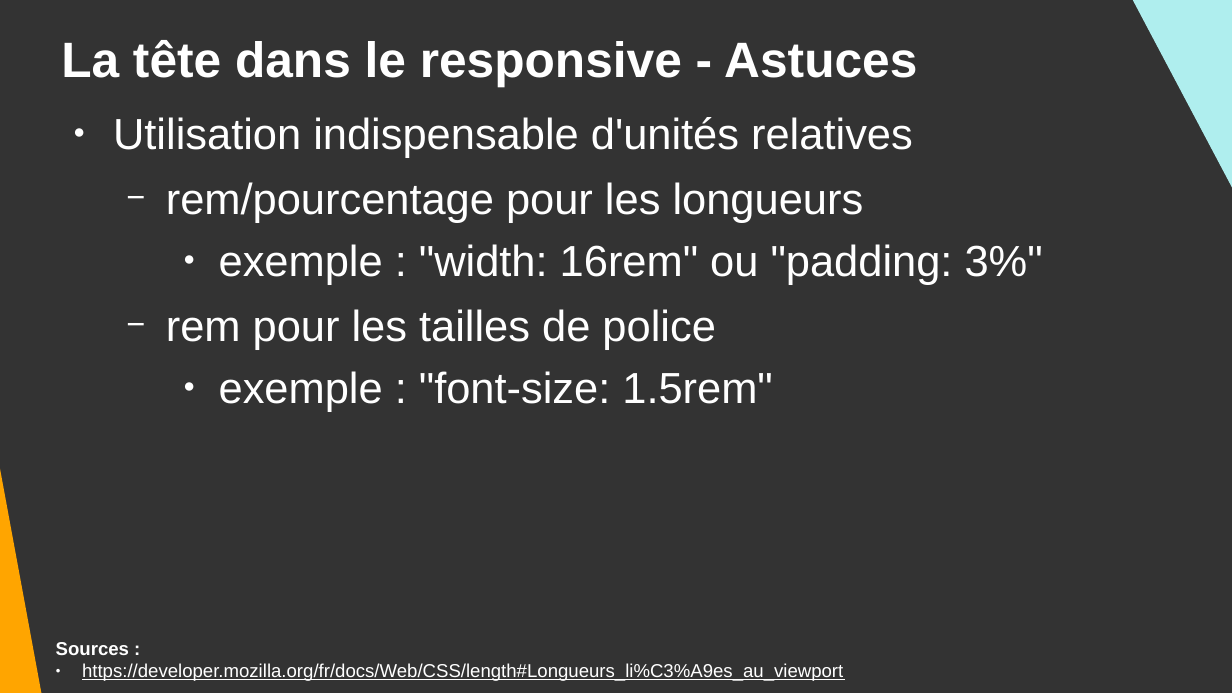
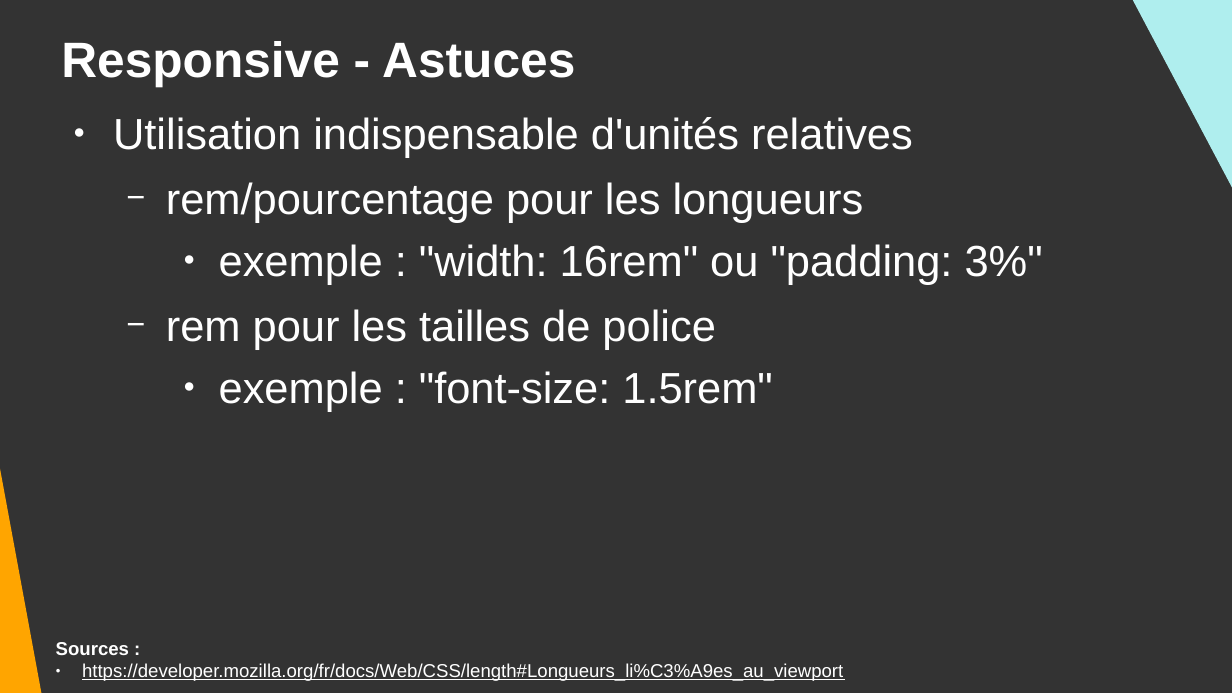
Before and after one commit to DanYellow/cours, a slide deck: slide 20 of integration-web-s3/travaux-pratiques/numero-2/presentation.odp. Drawn at 1232x693 pixels with LibreOffice and Linux fonts; fonts in the diff are those of the drawing. Boxes give left, top, right and bottom in pixels: in the first picture for what was removed or moved away, otherwise in the second. Text is boxed around its words. In the diff, an @@ line names an element or a change of style, - is before the commit and + after.

```diff
--- a/integration-web-s3/travaux-pratiques/numero-2/presentation.odp
+++ b/integration-web-s3/travaux-pratiques/numero-2/presentation.odp
@@ title at (61, 41, 575, 86): text changed @@
-La tête dans le responsive - Astuces
+Responsive - Astuces
```
Also in this commit, not shown: 10 other slides changed, 1 other file.
